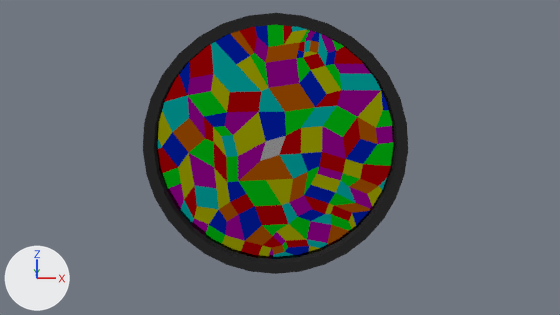
A saved change to the Blender file 00_filestructure/01_Models/lk-Buntglasfensterblend.blend.
Camera for both pictures: the file's camera 'Camera'. The lights are fixed; the arrows at lower left show +X, +Y and +Z.
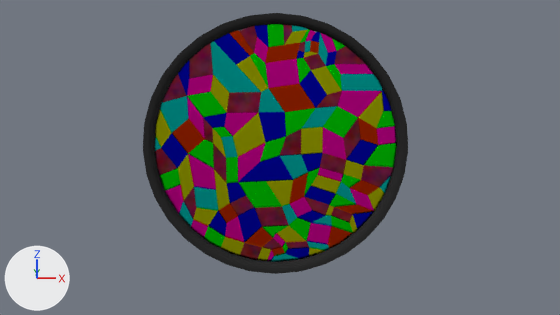
Pixel boxes [x1, y1, x2, y2] of what changed, in the pictures (560 x 315 px):
'Plane.002', added
    after: [154, 24, 397, 262]
    faces in mat_fensterglas_lila: [165, 29, 396, 262]
    faces in mat_fensterglas_rot_001: [155, 25, 394, 260]
    faces in mat_fensterglas_gelb: [155, 30, 385, 261]
    faces in mat_fensterglas_grün: [159, 24, 397, 253]
    faces in mat_fensterglas_blau: [161, 25, 392, 259]
'Plane', recoloured, surface changed
    both: [156, 25, 395, 259]
'Circle', modifiers changed
    both: [143, 13, 408, 274]
part 1 of me_plane, recoloured
    before: [260, 136, 286, 161]
part 2 of me_plane, recoloured (brown)
    before: [239, 155, 293, 181]

Diff of the bpy script that builds the scene:
```diff
--- a/00_filestructure/01_Models/lk-Buntglasfensterblend.blend.py
+++ b/00_filestructure/01_Models/lk-Buntglasfensterblend.blend.py
@@ mat_fensterglas_rot @@
 mat_fensterglas_rot = bpy.data.materials.new('Fensterglas rot')
-# nodes: BsdfGlass, OutputMaterial
-# colours: red #e70007
+# nodes: BsdfGlass, Mix, OutputMaterial, RGBCurve, TexNoise
+# colours: white #fff4e7
@@ mat_fensterglas_lila @@
 n0 = _N.new('ShaderNodeOutputMaterial'); n0.name = 'Material Output'
-n1 = _N.new('ShaderNodeBsdfTransparent'); n1.name = 'Transparent BSDF.001'
-n1.inputs[0].default_value = (1.0, 0.0, 0.674, 1.0)  # 'Color', pink #ff00d6
-_L.new(n1.outputs[0], n0.inputs[0])  # 'BSDF' to 'Surface'
+n2 = _N.new('ShaderNodeBsdfGlass'); n2.name = 'Glass BSDF'
+n2.distribution = 'BECKMANN'
+n2.inputs[0].default_value = (1.0, 0.0, 0.677, 1.0)  # 'Color', pink #ff00d7
+n2.inputs[1].default_value = 0.447  # 'Roughness'
+n2.inputs[2].default_value = 1.45  # 'IOR'
+_L.new(n2.outputs[0], n0.inputs[0])  # 'BSDF' to 'Surface'
@@ mat_fensterglas_rot_001 @@
+mat_fensterglas_rot_001 = bpy.data.materials.new('Fensterglas rot.001')
+# nodes: BsdfGlass, Mix, OutputMaterial, RGBCurve, TexNoise
+# colours: blue #000089
@@ me_plane @@
 me_plane.from_pydata(...)  # 182 vertices, 149 faces; spans x -9.8..9.3, y -9.6..9.5, z 0.0
 # used by ob_plane; location = (0.0, -0.82, 0.0); rotation_euler = (1.571, 0.0, 0.0), in degrees (90, 0, 0)
+# me_plane part 1: the 1 face centred in x -0.2, y -0.1, z 0.0 switches from mat_femsterglas_weiß to mat_fensterglas_grün
+# me_plane part 2: the 1 face centred in x -0.7, y -1.9, z 0.0 switches from mat_fensterglas_orange to mat_fensterglas_blau
 me_plane.materials.append(mat_femsterglas_weiß)
@@ me_plane_002 @@
+me_plane_002.from_pydata(...)  # 182 vertices, 149 faces; spans x -9.8..9.3, y -9.6..9.5, z 0.0
+# faces by material slot: [2, 24, 25, 21, 23, 22, 13, 19]
+me_plane_002.materials.append(mat_femsterglas_weiß)
+me_plane_002.materials.append(mat_fensterglas_rot_001)
+me_plane_002.materials.append(mat_fensterglas_grün)
+me_plane_002.materials.append(mat_fensterglas_blau)
+me_plane_002.materials.append(mat_fensterglas_gelb)
+me_plane_002.materials.append(mat_fensterglas_lila)
+me_plane_002.materials.append(mat_fensterglas_orange)
+me_plane_002.materials.append(mat_fensterglas_hellblau)
@@ ob_circle @@
 ob_circle.scale = (10.0, 10.0, 10.0)
+_m = ob_circle.modifiers.new('Subsurf', 'SUBSURF')
+_m.levels = 2
+_m.render_levels = 4
@@ ob_plane_002 @@
+ob_plane_002 = bpy.data.objects.new('Plane.002', me_plane_002)
+ob_plane_002.location = (0.0, -1.25, 0.0)
+ob_plane_002.rotation_euler = (1.571, 0.0, 0.0)  # degrees (90, 0, 0)
```
